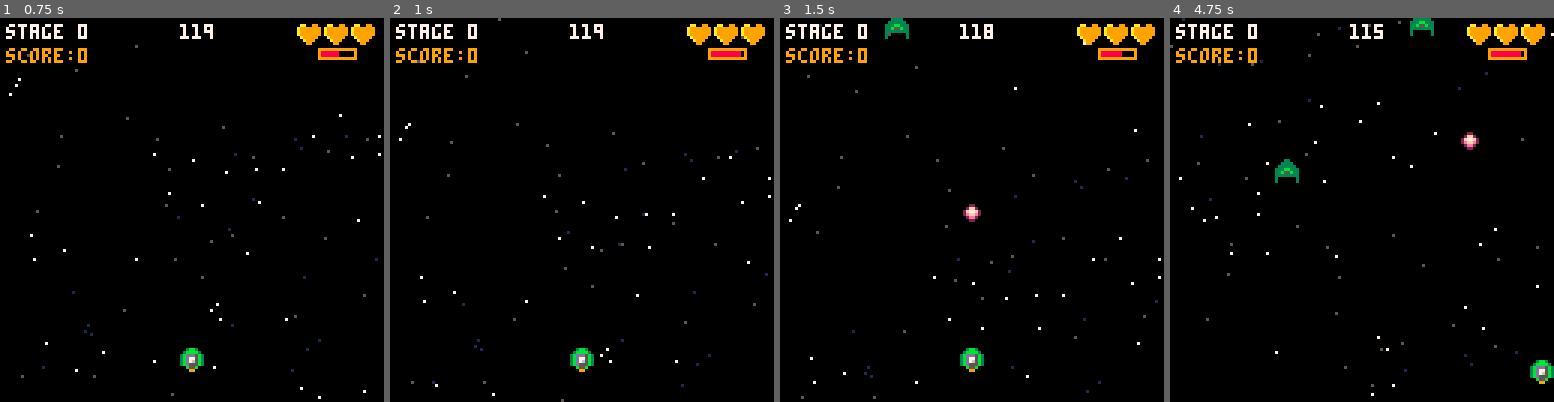
Above: before the commit, frames 1-4 (left to right).
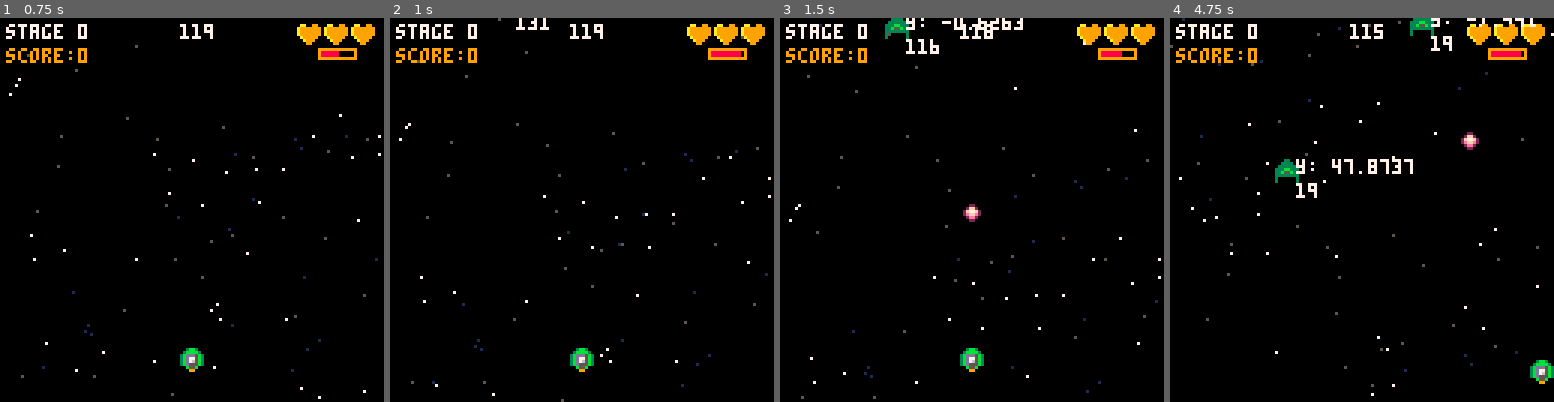
Above: after the commit, the same moments.

Repository: eSuardOdin/my_pico-8_games
Game: PICO-8 cartridge shmup/smgu.p8
Two runs of this game, one before a commit and one after it. Both use one fixed random seed, a clock stepped at 60 frames per second and the inputs below.
Inputs:
- Up to frame 1 (0.75 s): tap X (X key) at 0.33 s
- Up to frame 2 (1 s): no input
- Up to frame 3 (1.5 s): tap X (X key) at 1.07 s
- Up to frame 4 (4.75 s): hold Right 1.6-2.1 s; tap X (X key) at 1.85, 2.97, 4.08 s; hold Up 2.15-2.42 s; hold Right 2.47-3.03 s; hold Left 3.08-3.58 s; hold Down 3.63-3.97 s; hold Right 4.02-4.68 s; hold Up from 4.73 s (still down)

Frame 1 is identical in both runs. In frame 2, 0.1% of the frame differs, in the area x 32-42%, y 0-4%; in frame 3, 0.5%; in frame 4, 0.8%, in the area x 32-96%, y 0-47%.

Commit message:
Added y limit for enemy firing

Diff:
--- a/shmup/smgu.p8
+++ b/shmup/smgu.p8
@@ -259,7 +259,10 @@
 
 			--shooting
 			if(e.load==0)then
+			if(e.y<105 and
+						e.y>5)then
 				e_atk(e,e.atk)
+			end
 				e.load=e.rate
 			else
 				e.load-=1
@@ -471,7 +474,8 @@
 		--local _n = 0
 		for e in all(e_table)do
 			spr(e.sprite,e.x,e.y)
-			--print(e.x.." "..e.y,64,64+_n)
+			print("y: "..e.y,e.x+7,e.y,7)
+			print(e.load,e.x+7,e.y+8,7)
 			--_n+=8
 			--drw_hb(e)
 		end
